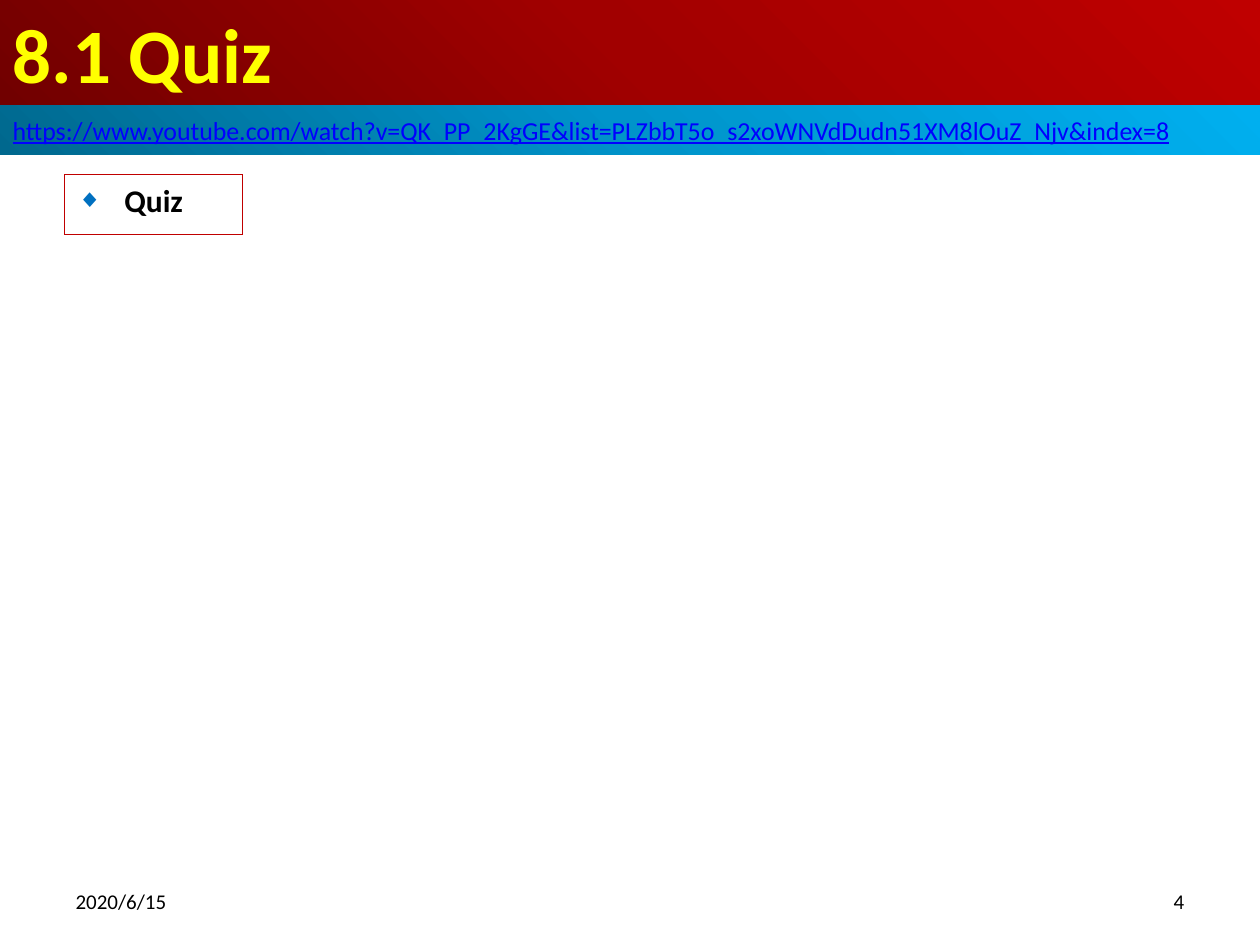
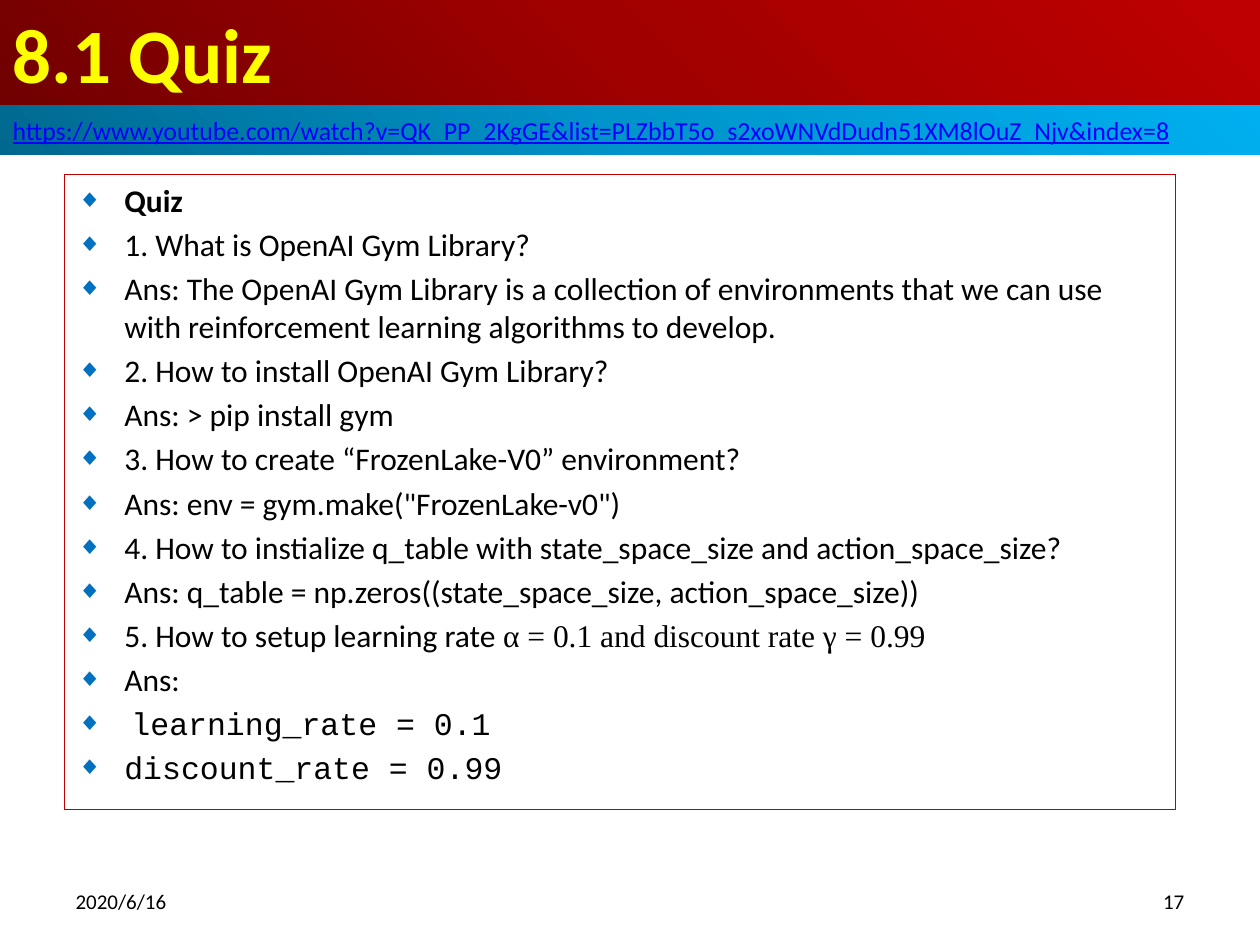
Before and after one commit to peterhchen/950_Reinforce, a slide deck: slide 17 of 08_OpenAI_Python_QLearn.pptx (slide 4 before the commit). Drawn at 1260x945 pixels with LibreOffice and Linux fonts; fonts in the diff are those of the drawing. Boxes give left, top, right and bottom in pixels: in the first picture for what was removed or moved away, otherwise in the second. Text is boxed around its words. In the diff, an @@ line names an element or a change of style, - is before the commit and + after.

Commit message:
OpenAI Gym
1. Open AI Gym provide the environment.
2. Create game fronze flak-v0 wih OpenAI Gym.

```diff
--- a/08_OpenAI_Python_QLearn.pptx
+++ b/08_OpenAI_Python_QLearn.pptx
@@ subtitle removed at [64,175,243,234] @@
-◆ Quiz
@@ subtitle added at [64,175,1176,810], outline #C00000 0.75 pt, 18 pt, text #000000 @@
+◆ Quiz
+◆ 1. What is OpenAI Gym Library?
+◆ Ans: The OpenAI Gym Library is a collection of environments that we can use with reinforcement learning algorithms to develop.
+◆ 2. How to install OpenAI Gym Library?
+◆ Ans: > pip install gym
+◆ 3. How to create “FrozenLake-V0” environment?
+◆ Ans: env = gym.make("FrozenLake-v0")
+◆ 4. How to instialize q_table with state_space_size and action_space_size?
+◆ Ans: q_table = np.zeros((state_space_size, action_space_size))
+◆ 5. How to setup learning rate α = 0.1 and discount rate γ = 0.99
+◆ Ans:
+◆ learning_rate = 0.1
+◆ discount_rate = 0.99
@@ text at [76,894,167,910]: text changed @@
-2020/6/15
+2020/6/16
@@ page number at [1163,895,1184,909]: text changed @@
-4
+17
```
Also in this commit, not shown: 4 other slides changed, 14 slides added, 1 other file.
